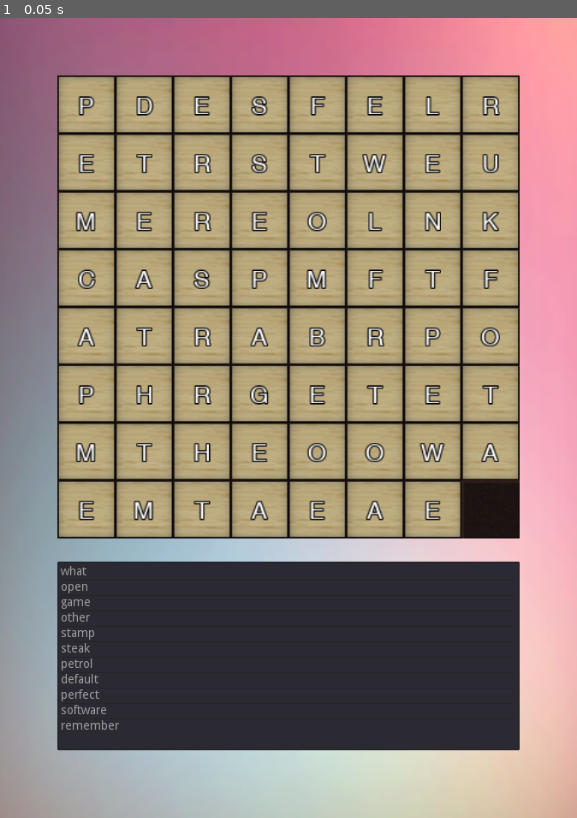
Above: before the commit, frame 1.
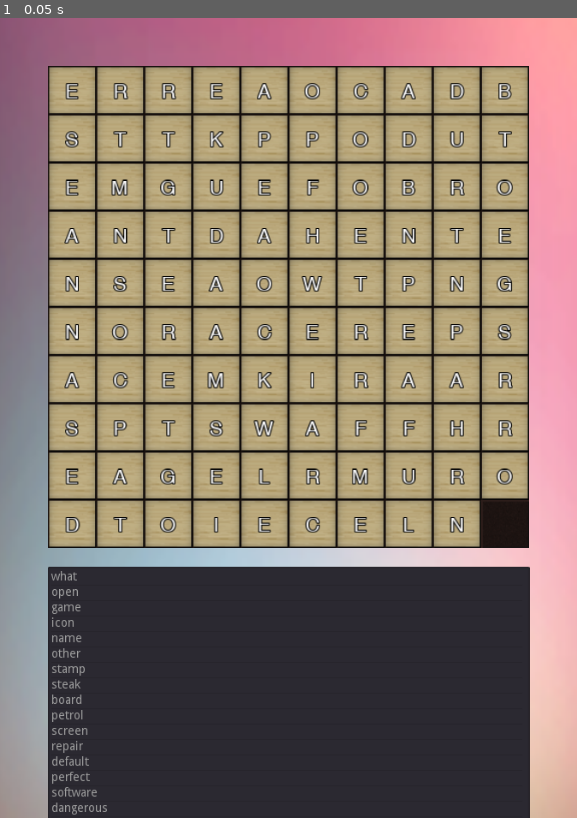
Above: after the commit, the same moment.

Repository: ahmetilgin/WordFinding
Game: Godot game, scene res://game.tscn
Same seed, same stepped clock (60 frames per second), same inputs: the game is played once before the commit and once after it.
Inputs:
- Up to frame 1 (0.05 s): no input

The runs differ from the first frame. In frame 1, 31% of the frame differs, in the area x 8-92%, y 6-100%.

Commit message:
game finish

Diff:
--- a/game.gd
+++ b/game.gd
@@ -117,10 +117,17 @@
 
 	pass
 
+func reverse(string):
+	var rev = ""
+	for i in range(len(string) - 1 ,-1, -1):
+		rev +=string[i]
+	return rev
+
 func block_moved(pos):
 
 	var i = 0
 	var block_with_pos = {}
+	var pos_with_block = {}
 	var column_letters = {}
 
 
@@ -128,9 +135,10 @@
 		var curr_pos = block.get_global_position() / current_cell_size
 		curr_pos = Vector2(round(curr_pos.x),round(curr_pos.y))
 		block_with_pos[curr_pos] = block.get_label()
-
-
-	print("---------------------------------")
+		pos_with_block[curr_pos] = block
+
+
+
 	var row_list = []
 	var col_list = []
 	for x in range(1, Globals.map_size + 1):
@@ -147,20 +155,29 @@
 		col_list.append(col)
 
 	for word in sum_word_list:
+		var reverse_word = reverse(word)
+		var col_count = 1
+		for col_word in col_list:
+			var result = col_word.find(word)
+			if (result < 0):
+				result = col_word.find(reverse_word)
+			if (result > -1):
+				for complete_word in range(1, len(word) + 1):
+					pos_with_block[Vector2(col_count, result + complete_word)].set_label("#")
+			col_count += 1
+
 		var row_count = 1
 		for row_word in row_list:
 			var result = row_word.find(word)
-			if (row_word.find(word) > -1):
-				var res = ""
+			if (result < 0):
+				result = row_word.find(reverse_word)
+			if (result > -1):
 				for complete_word in range(1, len(word) + 1):
-					res += block_with_pos[Vector2(result + complete_word, row_count)]
-
-				print(res)
-				print(word, " is found " , result, Vector2(row_count,result))
-				print(row_word)
+					pos_with_block[Vector2(result + complete_word, row_count)].set_label("#")
+
 			row_count += 1
 
-	print("---------------------------------")
+
 #		if !column_letters.has(curr_pos.y):
 #			column_letters[curr_pos.y] = " "
 #
--- a/globals.gd
+++ b/globals.gd
@@ -1,6 +1,6 @@
 extends Node
 
-var map_size = 8
+var map_size = 10
 var cell_size = 48
 var divition_ratio = 1
 
